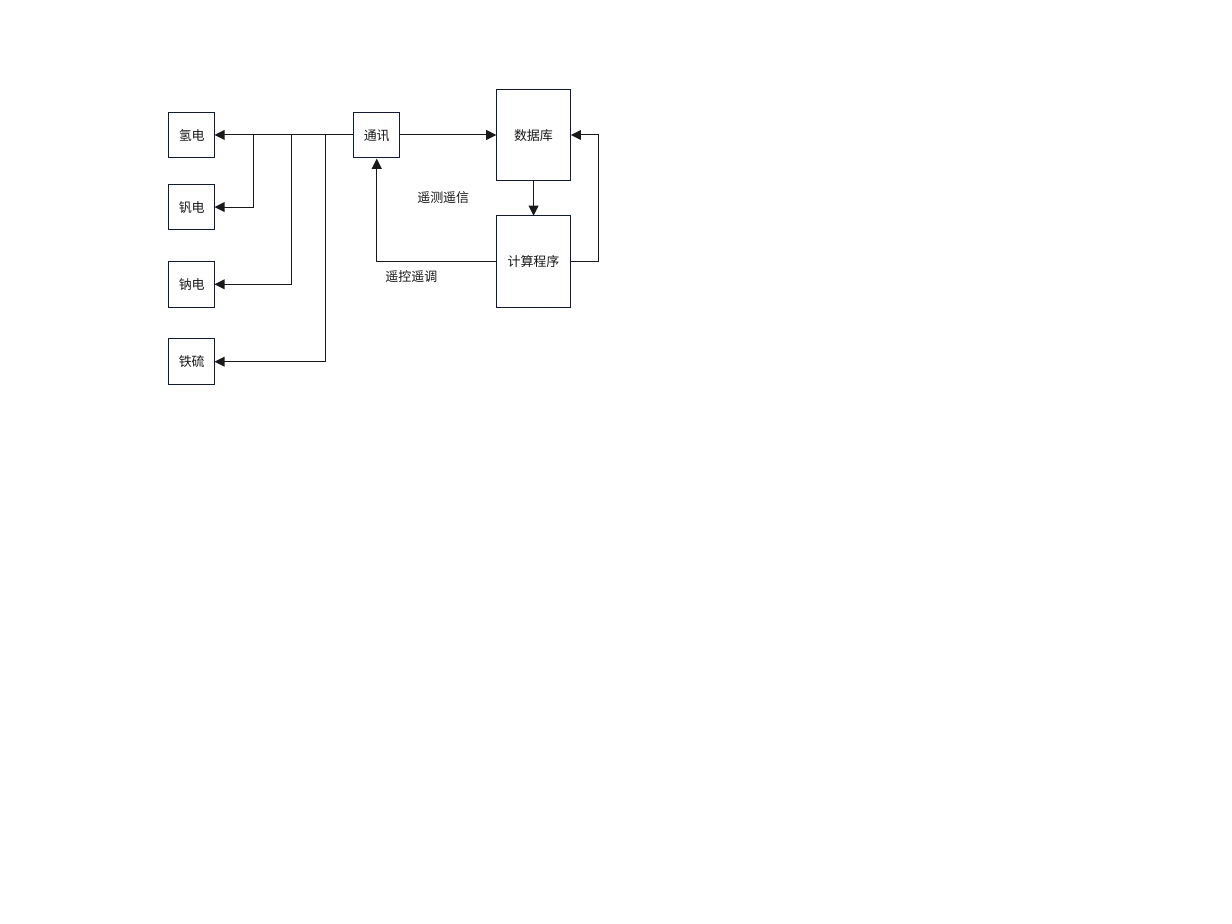
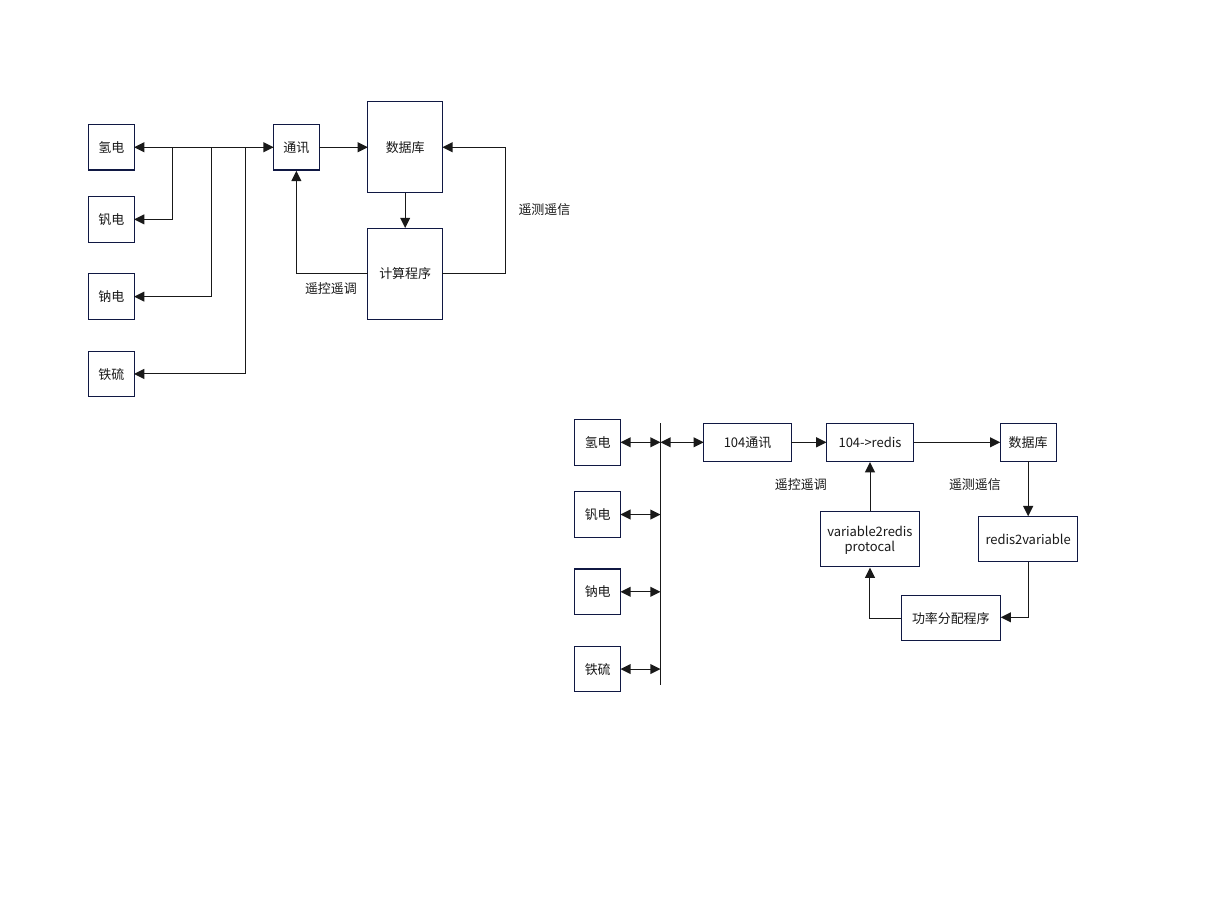
Before and after one commit to fly1057/Intelligent_optimization_tasks, a slide deck: slide 1 of plot_files/软件结构图.pptx. Drawn at 1232x924 pixels with LibreOffice and Linux fonts; fonts in the diff are those of the drawing. Boxes give left, top, right and bottom in pixels: in the first picture for what was removed or moved away, otherwise in the second. Text is boxed around its words. In the diff, an @@ line names an element or a change of style, - is before the commit and + after.

```diff
--- a/plot_files/软件结构图.pptx
+++ b/plot_files/软件结构图.pptx
@@ 8 freeform shapes, 1 free: place and size @@
-8 freeform shapes, 1 free at box(169, 112, 473, 384)
+8 freeform shapes, 1 free at box(89, 124, 393, 397)
@@ freeform shape: place and size @@
-freeform shape at box(399, 136, 496, 137)
+freeform shape at box(319, 148, 368, 149)
@@ freeform shape: place and size @@
-freeform shape at box(570, 136, 598, 262)
+freeform shape at box(442, 148, 505, 275)
@@ freeform shape: place and size @@
-freeform shape at box(377, 159, 496, 261)
+freeform shape at box(297, 171, 368, 274)
@@ 3 freeform shapes: place and size @@
-3 freeform shapes at box(496, 89, 572, 307)
+3 freeform shapes at box(368, 101, 444, 319)
@@ free "遥测遥信": place and size @@
-free "遥测遥信" at box(382, 185, 505, 212)
+free "遥测遥信" at box(496, 197, 594, 224)
@@ freeform shape "钠电": place and size @@
-freeform shape "钠电" at box(169, 261, 214, 307)
+freeform shape "钠电" at box(89, 274, 134, 319)
@@ group added at box(575, 420, 1077, 692): 22 freeform shapes, 2 frees @@
+104通讯
+数据库
+redis2variable
+遥测遥信
+遥控遥调
+功率分配程序
+variable2redisprotocal
+氢电
+钒电
+钠电
+铁硫
+104->redis
```
Also in this commit, not shown: 1 other file.
